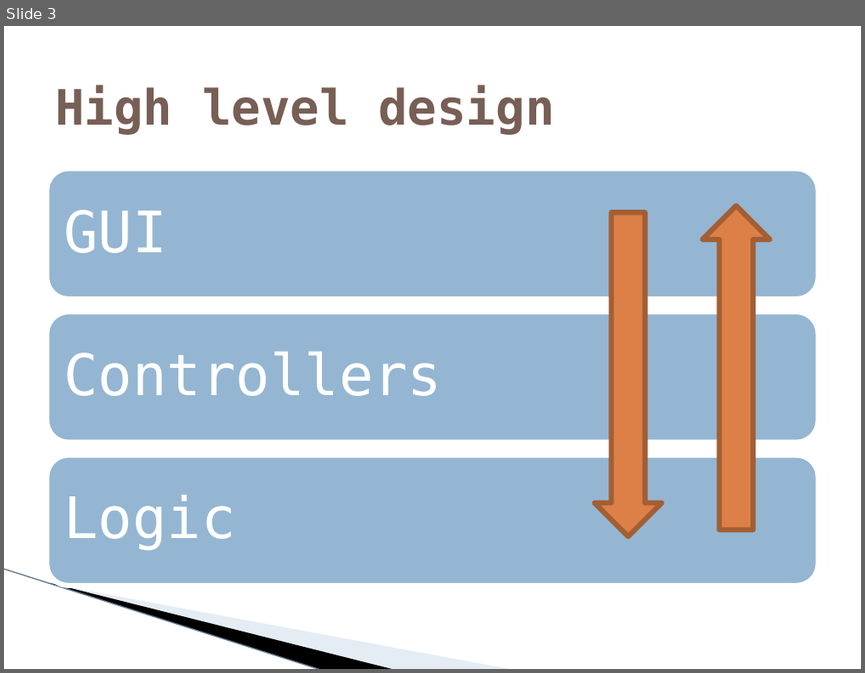
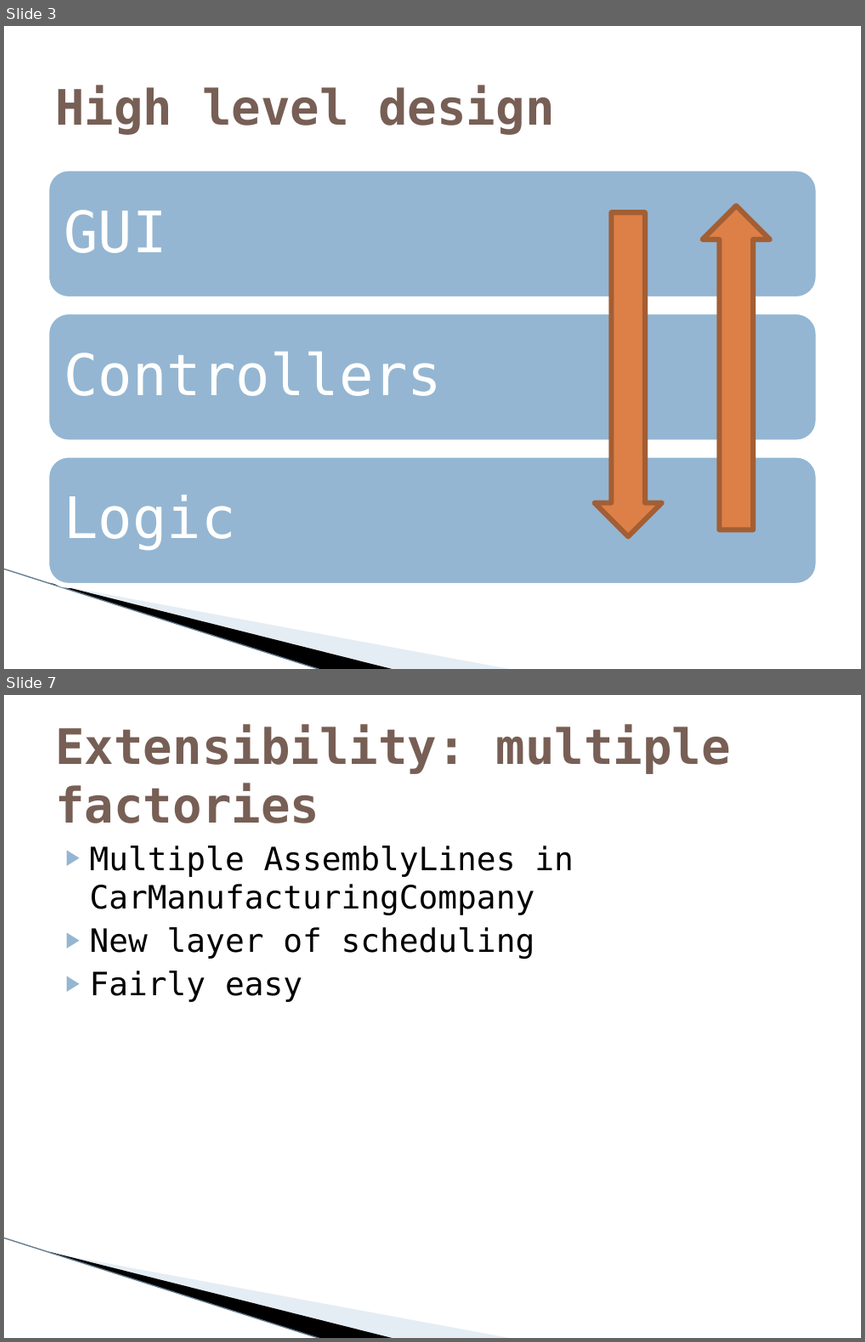
Before and after one commit to MichielAriens/assemassist12, a slide deck: Software Design.pptx. Shown one above the other, each under a label of ours: slide 3 before the commit, slides 3 and 7 after it; the slides between them are not shown. The pictures are 865x673 and 865x1342 pixels, drawn with LibreOffice and Linux fonts; fonts in the diff are those of the drawing; background and template pictures are left out. Boxes give left, top, right and bottom in pixels: in the first picture for what was removed or moved away, otherwise in the second. Text is boxed around its words. In the diff, an @@ line names an element or a change of style, - is before the commit and + after.

```diff
--- a/Software Design.pptx
+++ b/Software Design.pptx
@@ slide 7 added at bbox=[4, 695, 861, 1338], background #FFFFFF; not listed: 3 template elements that a slide beside it also shows @@
@@ title added at bbox=[55, 725, 731, 823], 41 pt, text #775F55, bold @@
+Extensibility: multiple factories
@@ text added at bbox=[90, 845, 574, 1002], 27 pt, text #000000 @@
+▶ Multiple AssemblyLines in CarManufacturingCompany
+▶ New layer of scheduling
+▶ Fairly easy
```
Also in this commit, not shown: 7 other slides added, 1 slide removed.
